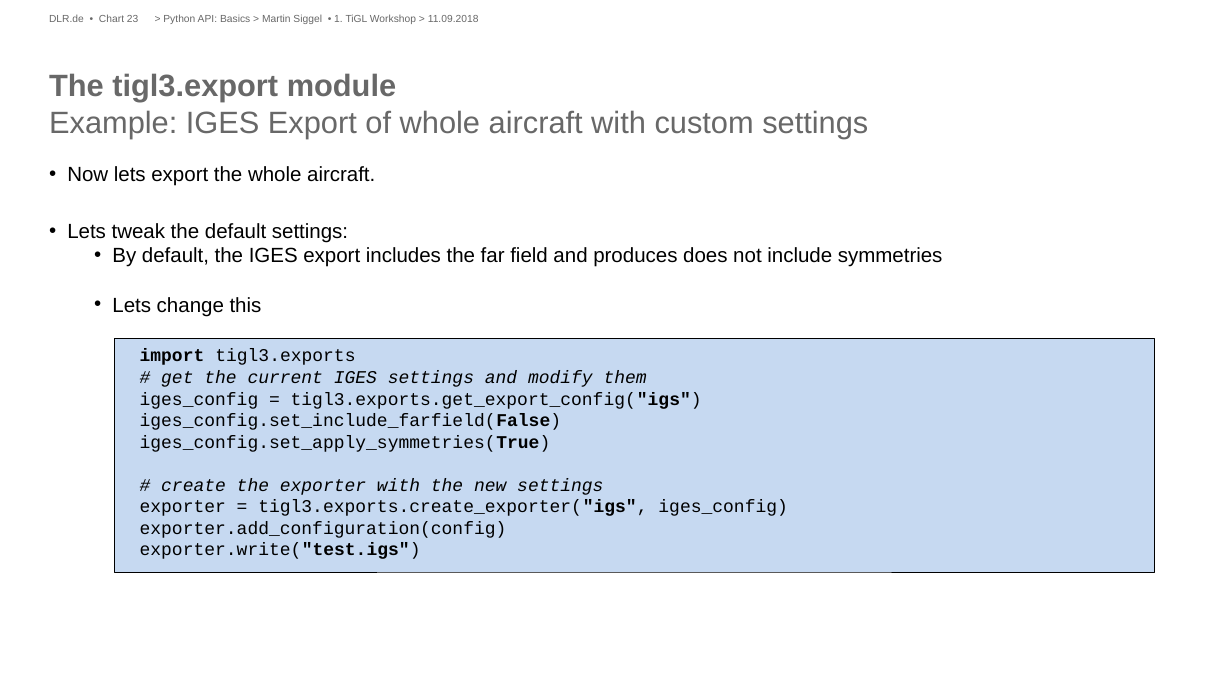
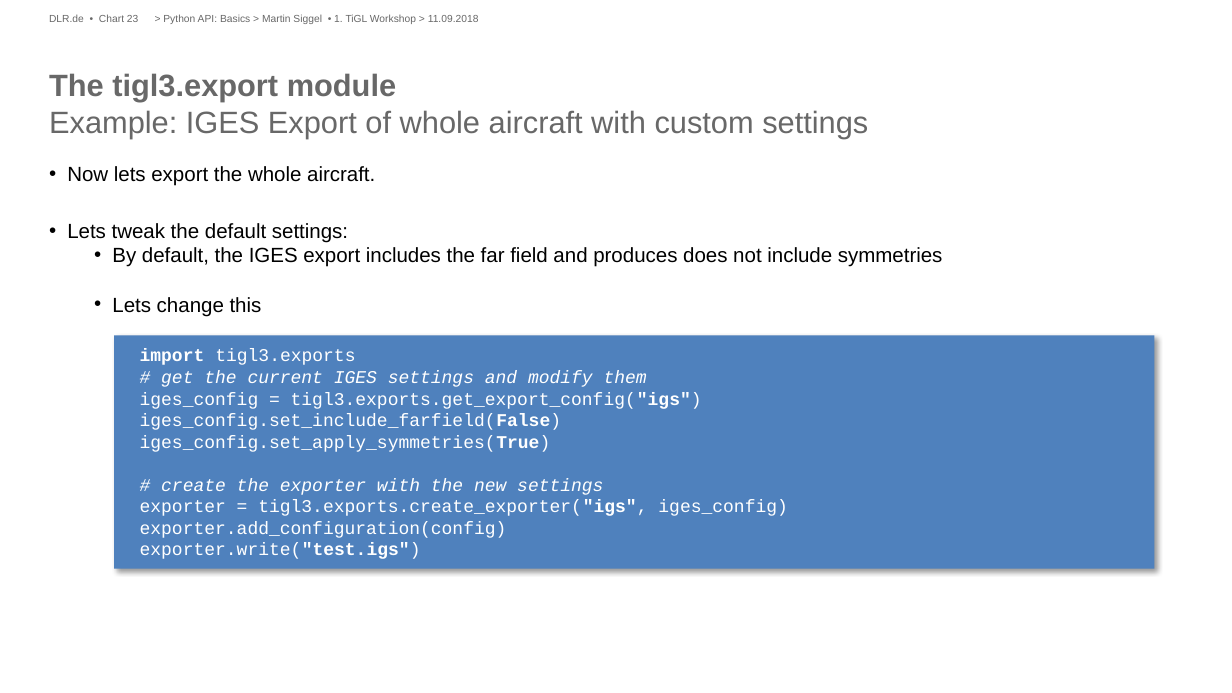
Before and after one commit to ganeshvivek/tigl-workshop, a slide deck: slide 23 of Presentations/Python API-Basics.pptx. Drawn at 1232x693 pixels with LibreOffice and Linux fonts; fonts in the diff are those of the drawing; background and template pictures are left out. Boxes give left, top, right and bottom in pixels: in the first picture for what was removed or moved away, otherwise in the second. Text is boxed around its words. In the diff, an @@ line names an element or a change of style, - is before the commit and + after.

```diff
--- a/Presentations/Python API-Basics.pptx
+++ b/Presentations/Python API-Basics.pptx
@@ rectangle: place and size @@
-rectangle at box(114, 338, 1153, 572)
+rectangle at box(114, 335, 1153, 568)
@@ rectangle at box(114, 335, 1153, 568): fill #C6D9F1 to #4F81BD; outline #000000 0.75 pt to none; shadow on @@
@@ text at box(140, 349, 787, 559): text colour #000000 to #FFFFFF in "import tigl3.exports", "# get the current IGES settings and ...", "# create the exporter with the new ..." @@
```
Also in this commit, not shown: 12 other slides changed, 3 other files.
